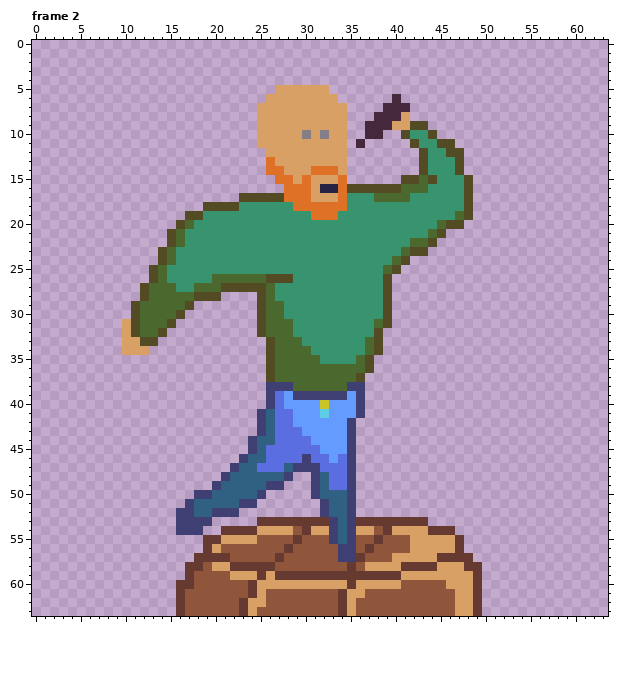
Edited in one commit: animated GIF sprite (assets/main-char-shooter.gif). Above, as it was before the edit.
The file is 64x64 pixels, 6 frames. Shown: frame 2. The commit also changed other frames, which this record leaves out.
Once edited:
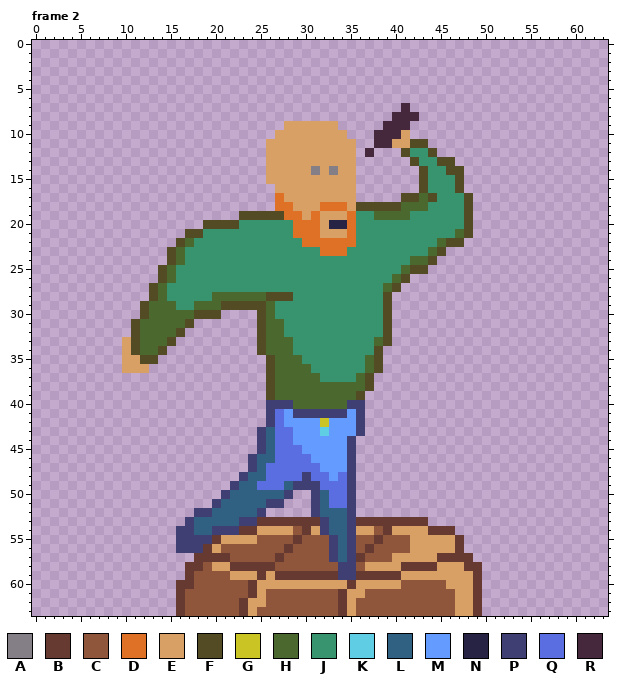
Palette (. is transparent): A #847e87  B #663931  C #8f563b  D #df7126  E #d9a066  F #524b24  G #cbc425  H #4b692f  J #37946e  K #5fcde4  L #306082  M #639bff  N #272345  P #3f3f74  Q #5b6ee1  R #45283c
Difference:
Changed rows in their new state; - is an unchanged pixel.
Frame 2:
first column x 10:
 5 -----------------......----------------
 6 ----------------........------.--------
 7 ---------------..........----..--------
 8 ---------------..........---..-RR------
 9 ---------------...------.--..-RR..-----
10 ---------------..---E-E----.-RRE...----
11 ---------------.---------E.-RREE-F...--
12 -------------------------E-R---FJJF...-
13 ----------------E--------E------FJ-FF.-
14 ----------------EE---AEA-E----------F--
15 ----------------EEE-E---EE-----..FJ--F.
16 -----------------EEEE-EEEE.......F---F.
17 -------------....DEEE---EE.....FFHF----
18 ---------........DDEEE---EFFFFFHHH-----
19 -------......FFFFFDDE-EEED--HHHH-----J-
20 ------...FFFF------DDDENND---------JJJF
21 -----..FF----------DDDEEED--------JJJHF
22 -----.FH------------DDDDDD------JJJHFF-
23 ----.FH---------------DDD------JJJHF---
24 ----.FH-----------------------JJHHF----
25 ---.FH-----------------------JJHFF-----
26 ---.FH----JJJJJJJJJ----------JHF-------
27 --.F-J--JJJJJJJJJ------------HF--------
28 --.F-JJJJJHHHHHHFFF--------------------
29 -.F---JJHHHFFFF--J---------------------
30 -.F---HHFFF------J---------------------
31 .----HHF----------J---------J----------
32 .---HHF-----------J---------JF---------
33 -FHHHF---------FH--J-------JHF---------
34 -FHHF----------FH--JJ------J-----------
35 EEFF----------------JJ----JHF----------
36 EEE------------------JJJJJJHF----------
37 ----------------------JJJJHF-----------
38 ----------------FHH------HHF-----------
39 ----------------FHHHHHHHHHF------------
40 -----------------PPHHHHHHP-------------
41 ---------------.P-MPPPPPP--------------
42 ---------------.P-M---G--MP------------
43 -------------------M--K--MP------------
44 --------------.P---MM------------------
45 --------------.PL---MM-----------------
46 -------------.P-L---QMM-M--------------
47 ------------..PL--QQQQMMM--------------
48 -----------..P--QQQQPQQM---------------
49 ----------..P--QQQLPP-Q----------------
50 --------...P---LLLP----QQ--------------
51 -------...P--LLLPP---PLQQ--------------
52 ------..PPLLLLLP-----PL----------------
53 ------.-LLLLLPP-------PL---------------
54 --------LLPPP---------PL---------------
55 ------PPPP-----------------------------
56 ------PPP--------------PL--------------
57 -----------------------PL--------------
58 ------------------------PP-------------
59 ------------------------PP-------------
